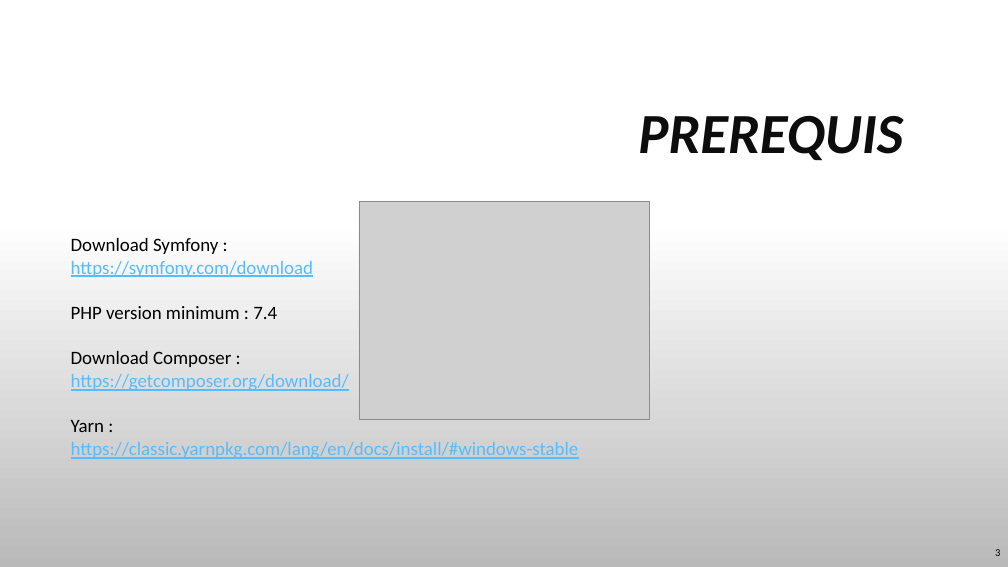
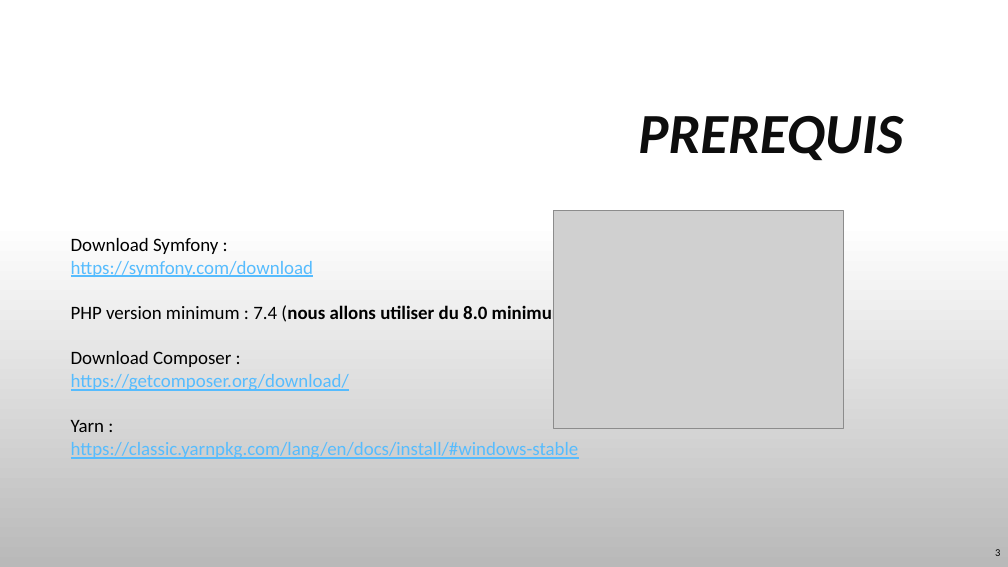
Before and after one commit to TyTy-cf/cours, a slide deck: slide 3 of Symfony/Symfony-Bases.pptx. Drawn at 1008x567 pixels with LibreOffice and Linux fonts; fonts in the diff are those of the drawing; grey boxes stand for pictures; background and template pictures are left out. Boxes give left, top, right and bottom in pixels: in the first picture for what was removed or moved away, otherwise in the second. Text is boxed around its words. In the diff, an @@ line names an element or a change of style, - is before the commit and + after.

```diff
--- a/Symfony/Symfony-Bases.pptx
+++ b/Symfony/Symfony-Bases.pptx
@@ text at (71, 238, 579, 459): text changed @@
-Download Symfony :
-https://symfony.com/download
-PHP version minimum : 7.4
-Download Composer :
-https://getcomposer.org/download/
-Yarn :
-https://classic.yarnpkg.com/lang/en/docs/install/#windows-stable
+Download Symfony :
+https://symfony.com/download
+PHP version minimum : 7.4 (nous allons utiliser du 8.0 minimum)
+Download Composer :
+https://getcomposer.org/download/
+Yarn :
+https://classic.yarnpkg.com/lang/en/docs/install/#windows-stable
@@ picture: place and size @@
-picture at (359, 202, 650, 420)
+picture at (554, 211, 845, 429)
```
Also in this commit, not shown: 13 other slides changed, 10 slides added, 2 other files.
